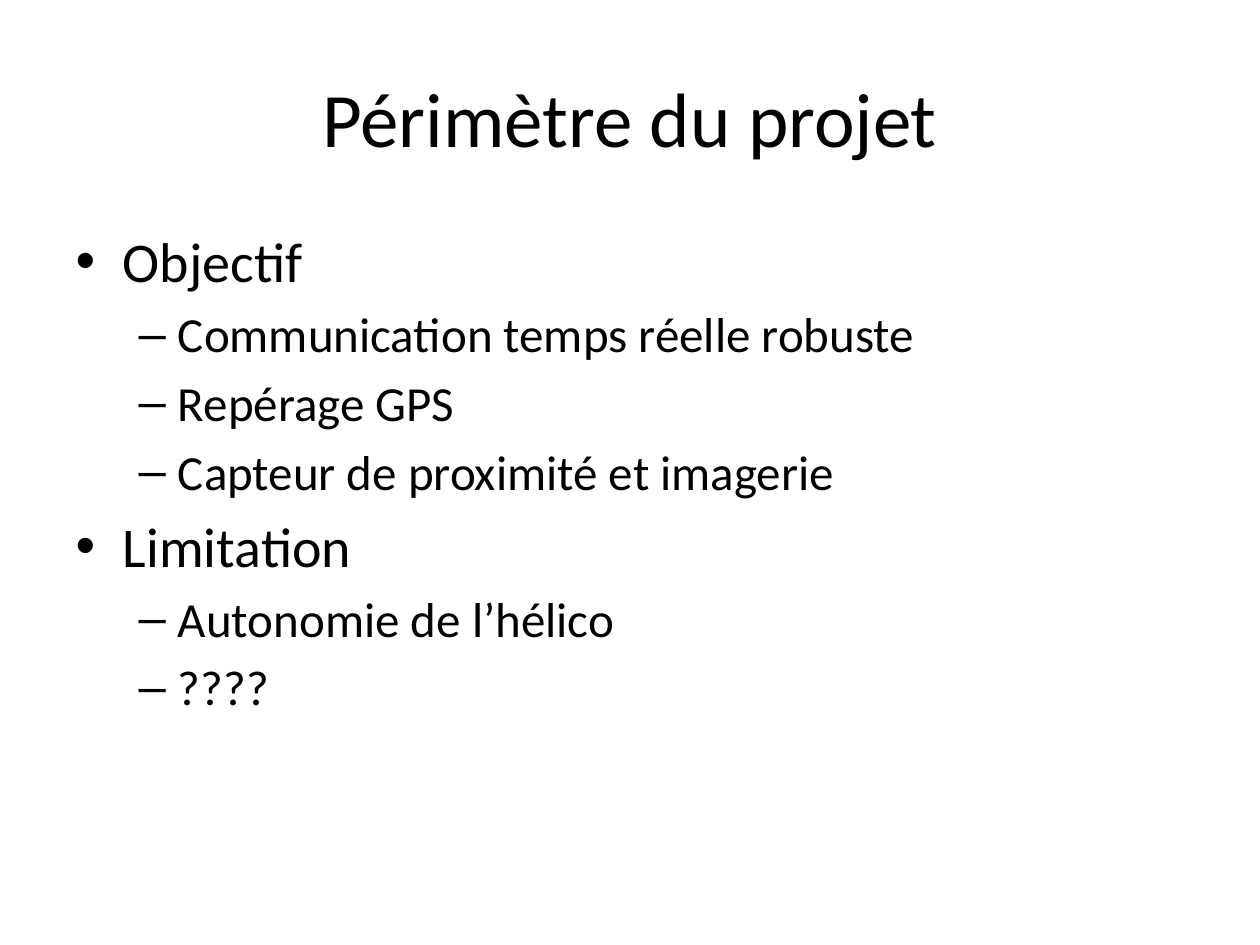
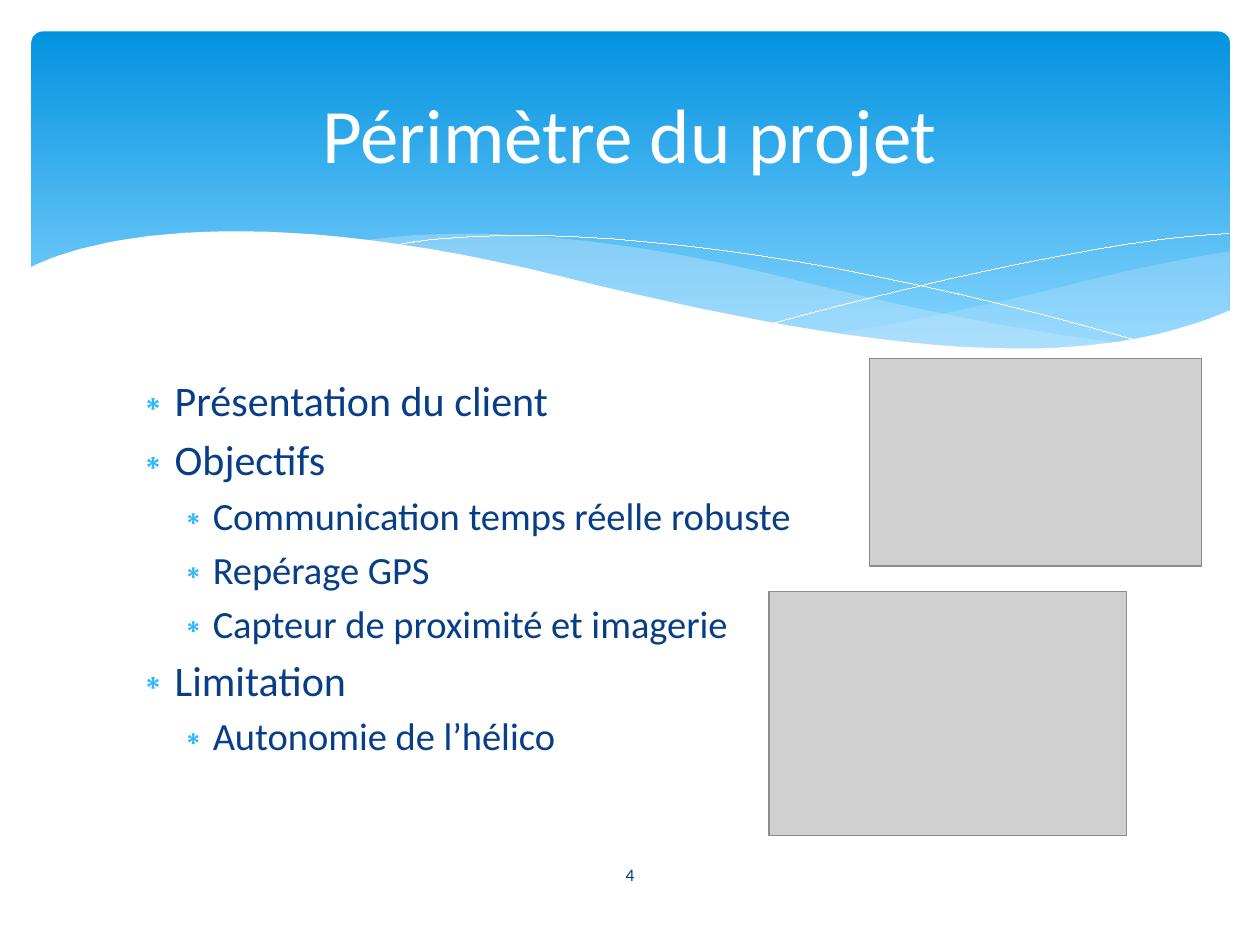
Before and after one commit to xzar/megauav2013, a slide deck: slide 4 of docs/Soutenance/PréSoutenance 0511.pptx (slide 5 before the commit). Drawn at 1260x945 pixels with LibreOffice and Linux fonts; fonts in the diff are those of the drawing; grey boxes stand for pictures. Boxes give left, top, right and bottom in pixels: in the first picture for what was removed or moved away, otherwise in the second. Text is boxed around its words. In the diff, an @@ line names an element or a change of style, - is before the commit and + after.

```diff
--- a/docs/Soutenance/PréSoutenance 0511.pptx
+++ b/docs/Soutenance/PréSoutenance 0511.pptx
@@ rounded rectangle added at [32, 32, 1230, 372], fill gradient #0293E0 to #83D3FE @@
@@ title "Périmètre du projet": place and size @@
-title "Périmètre du projet" at [322, 93, 937, 161]
+title "Périmètre du projet" at [322, 109, 937, 177]
@@ title "Périmètre du projet" at [322, 109, 937, 177]: text colour #000000 to #FFFFFF @@
@@ group added at [29, 232, 1231, 415]: 5 freeform shapes @@
@@ picture added at [869, 358, 1202, 566] @@
@@ text at [175, 386, 791, 751]: paragraph removed @@
-  – ????
@@ text "Présentation du client": place and size @@
-text "Présentation du client" at [123, 243, 914, 638]
+text "Présentation du client" at [175, 386, 791, 751]
@@ text at [175, 386, 548, 483]: text changed; size 32 to 24 pt; text colour #000000 to #073E87 @@
-• Objectif
+∗ Présentation du client
+∗ Objectifs
@@ text at [175, 503, 791, 751]: size 28 to 22 pt in "Communication temps réelle robuste", "Repérage GPS", "Capteur de proximité et imagerie", "Autonomie de l’hélico"; text colour #000000 to #073E87 in "Communication temps réelle robuste", "Repérage GPS", "Capteur de proximité et imagerie", "Limitation" and 1 more places; size 32 to 24 pt in "Limitation"; bullet – to ∗; less space between paragraphs; bullet • to ∗ @@
@@ picture added at [769, 591, 1126, 835] @@
@@ page number added at [626, 869, 635, 881], 10 pt, text #073E87 @@
+4
```
Also in this commit, not shown: 8 other slides changed, 6 slides added, 3 slides removed.
